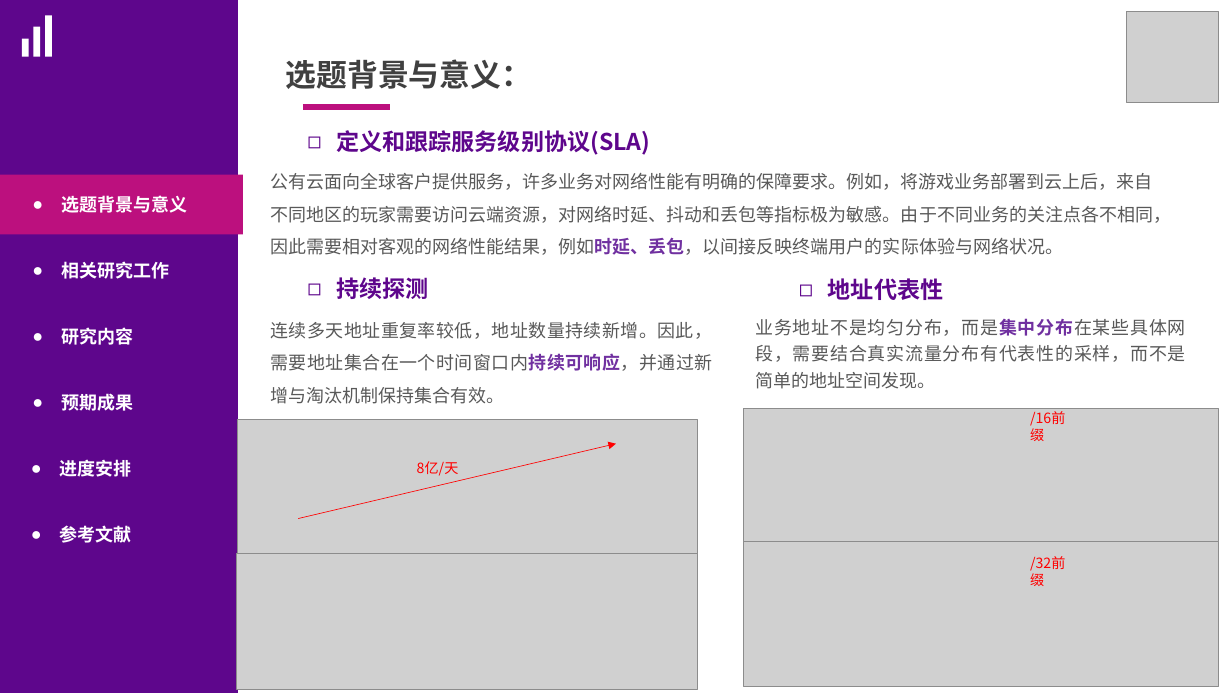
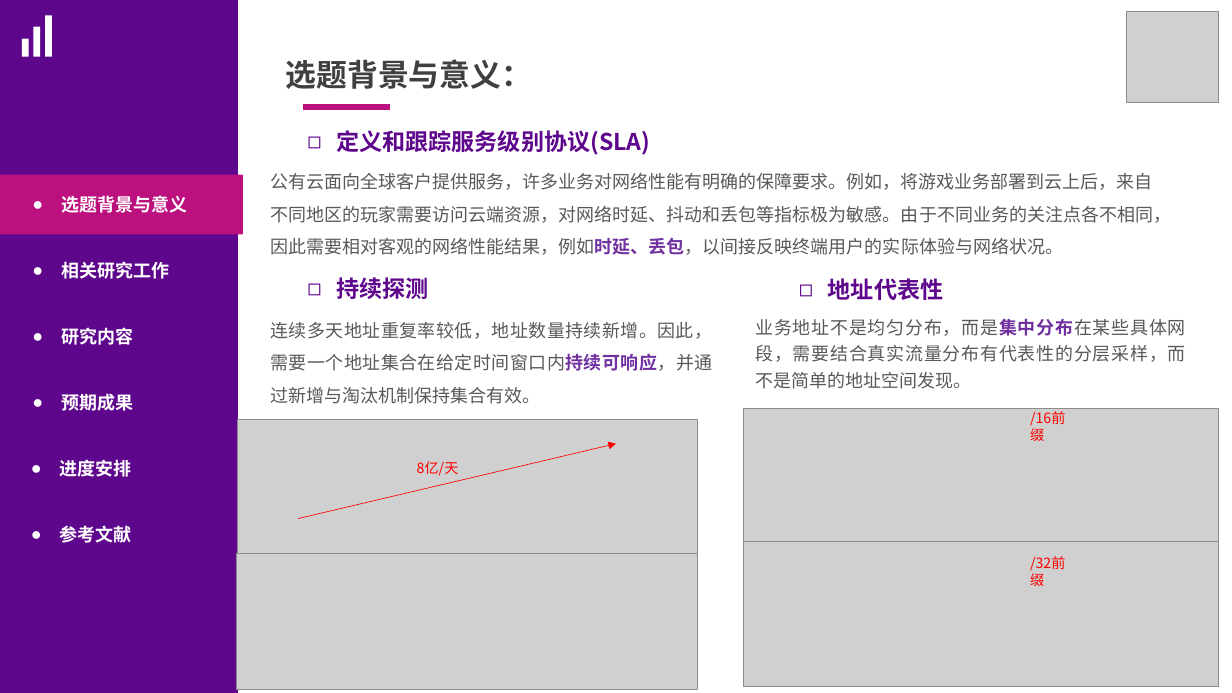
Before and after one commit to kafka-dara/school, a slide deck: slide 4 of 1_硕士开题报告-郑盛东-version3.pptx. Drawn at 1232x693 pixels with LibreOffice and Linux fonts; fonts in the diff are those of the drawing; grey boxes stand for pictures. Boxes give left, top, right and bottom in pixels: in the first picture for what was removed or moved away, otherwise in the second. Text is boxed around its words. In the diff, an @@ line names an element or a change of style, - is before the commit and + after.

```diff
--- a/1_硕士开题报告-郑盛东-version3.pptx
+++ b/1_硕士开题报告-郑盛东-version3.pptx
@@ text at [270, 322, 712, 404]: text changed @@
-连续多天地址重复率较低，地址数量持续新增。因此，需要地址集合在一个时间窗口内持续可响应，并通过新增与淘汰机制保持集合有效。
+连续多天地址重复率较低，地址数量持续新增。因此，需要一个地址集合在给定时间窗口内持续可响应，并通过新增与淘汰机制保持集合有效。
@@ text at [755, 318, 1185, 389]: text changed @@
-业务地址不是均匀分布，而是集中分布在某些具体网段，需要结合真实流量分布有代表性的采样，而不是简单的地址空间发现。
+业务地址不是均匀分布，而是集中分布在某些具体网段，需要结合真实流量分布有代表性的分层采样，而不是简单的地址空间发现。
```
Also in this commit, not shown: 3 other slides changed, 2 other files.
